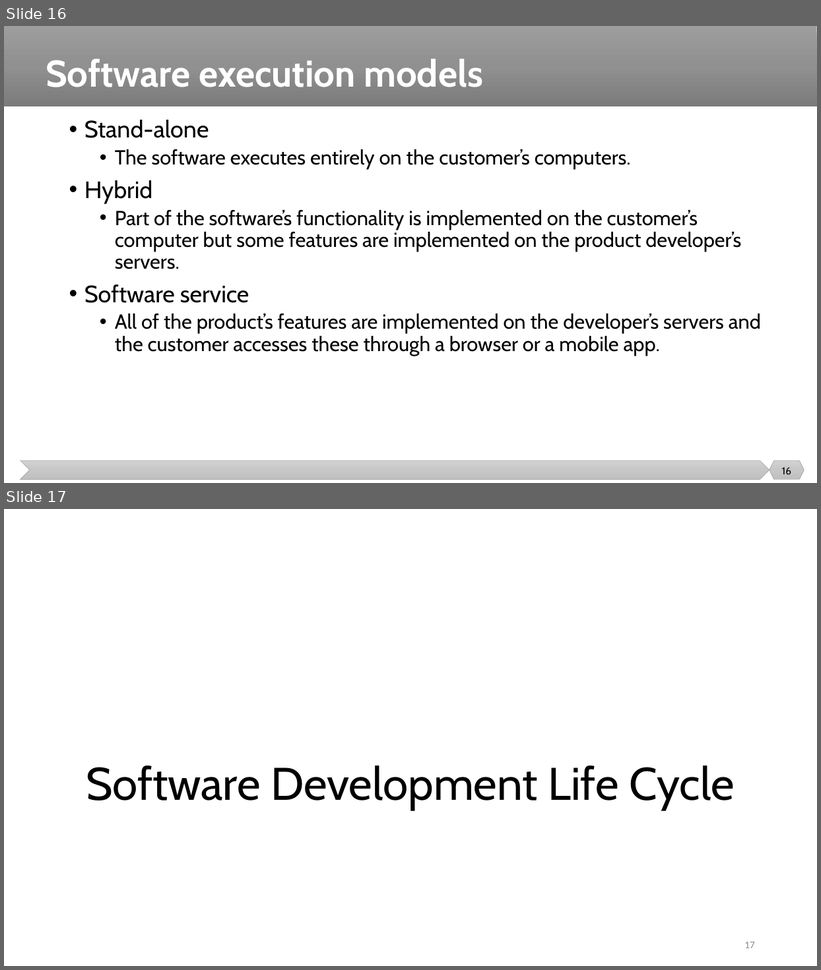
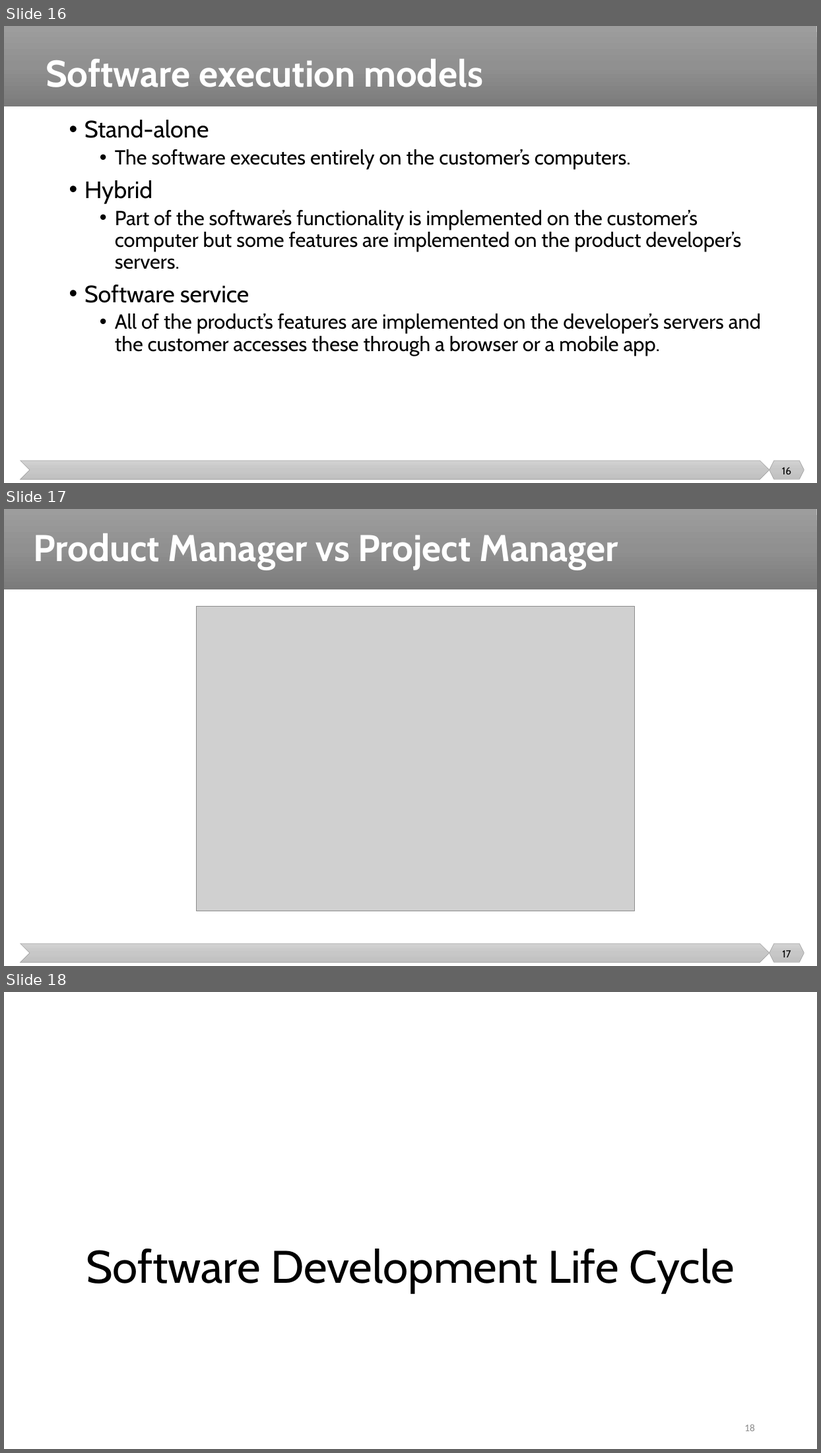
Before and after one commit to malenezi/malenezi, a slide deck: SE423/Lectures/2-Software Engineering/Software Engineering.pptx. Shown one above the other, each under a label of ours: slides 16 and 17 before the commit, slides 16, 17 and 18 after it. The pictures are 821x970 and 821x1453 pixels, drawn with LibreOffice and Linux fonts; fonts in the diff are those of the drawing; grey boxes stand for pictures. Boxes give left, top, right and bottom in pixels: in the first picture for what was removed or moved away, otherwise in the second. Text is boxed around its words. In the diff, an @@ line names an element or a change of style, - is before the commit and + after.

```diff
--- a/SE423/Lectures/2-Software Engineering/Software Engineering.pptx
+++ b/SE423/Lectures/2-Software Engineering/Software Engineering.pptx
@@ slide 17 added at <box>4,509,817,966</box>, background #FFFFFF; not listed: 3 template elements that a slide beside it also shows @@
@@ title added at <box>33,533,618,570</box>, 44 pt, text #FFFFFF, bold @@
+Product Manager vs Project Manager
@@ picture added at <box>197,606,636,911</box> @@
@@ page number added at <box>782,951,791,958</box>, 12 pt, text #000000 @@
+17
@@ what was slide 17 is now slide 18 @@
@@ page number at <box>745,1424,755,1432</box>: text changed @@
-17
+18
```
Also in this commit, not shown: 52 other files.
